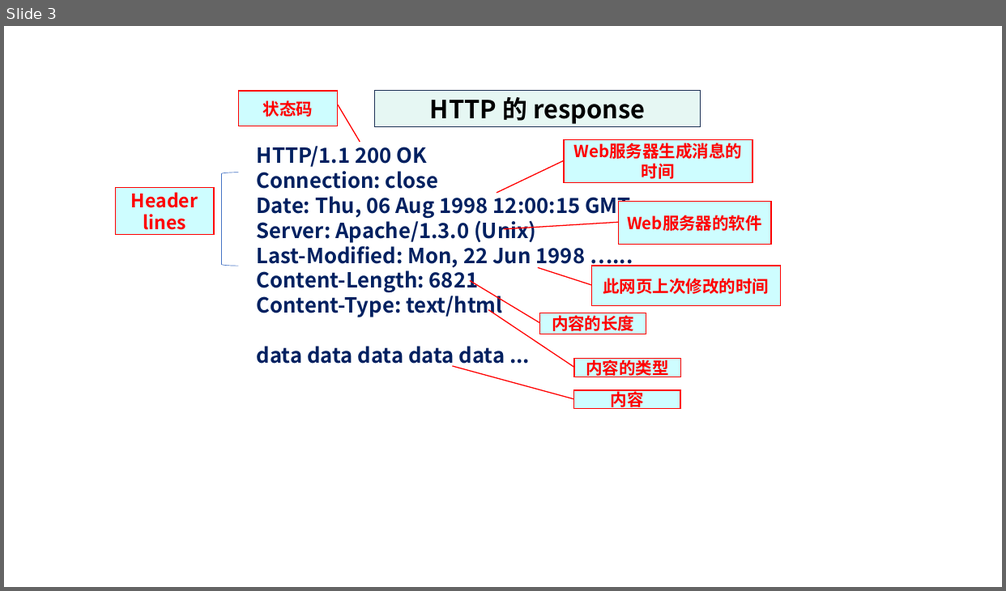
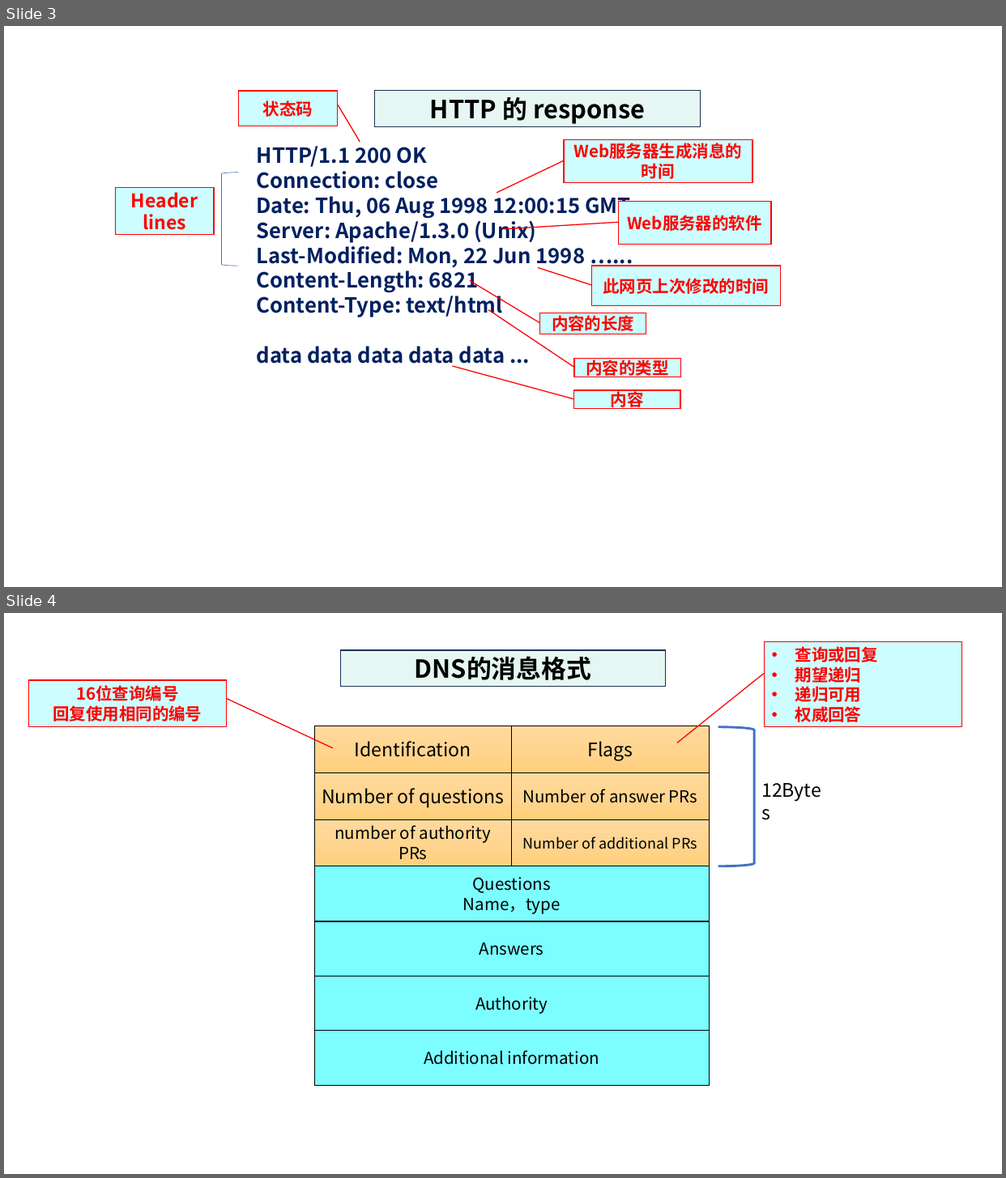
Before and after one commit to guofei9987/a, a slide deck: computer/network/计算机网络-素材.pptx. Shown one above the other, each under a label of ours: slide 3 before the commit, slides 3 and 4 after it. The pictures are 1006x591 and 1006x1178 pixels, drawn with LibreOffice and Linux fonts; fonts in the diff are those of the drawing. Boxes give left, top, right and bottom in pixels: in the first picture for what was removed or moved away, otherwise in the second. Text is boxed around its words. In the diff, an @@ line names an element or a change of style, - is before the commit and + after.

```diff
--- a/computer/network/计算机网络-素材.pptx
+++ b/computer/network/计算机网络-素材.pptx
@@ slide 4 added at <box>4,613,1002,1174</box>, background #FFFFFF @@
@@ group added at <box>28,642,962,1085</box>: 11 rectangles, 2 border callouts, 1 right bracket, 1 text @@
+DNS的消息格式
+Identification
+Flags
+Number of questions
+Number of answer PRs
+number of authority PRs
+Number of additional PRs
+16位查询编号
+回复使用相同的编号
+• 查询或回复
+• 期望递归
+• 递归可用
+• 权威回答
+12Bytes
+Questions
+Name，type
+Answers
+Authority
+Additional information
```
Also in this commit, not shown: 2 other slides added, 1 slide removed, 6 other files.
